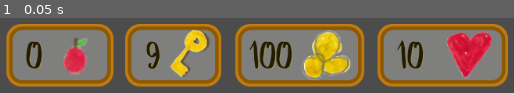
Above: before the commit, frame 1.
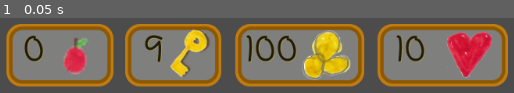
Above: after the commit, the same moment.

Repository: skadge/godot-adventures
Game: Godot game, scene res://Interface.tscn
The game is run twice, just before and just after one commit, with the same random seed, the same clock (stepped at 60 frames per second) and the same inputs. This scene is started directly instead of the project's main scene.
Inputs:
- Up to frame 1 (0.05 s): no input

The runs differ from the first frame. In frame 1, 5.7% of the frame differs, in the area x 4-83%, y 22-68%.

Commit message:
Replaced font by a more legible one, with accents

Diff:
--- a/res/interface/theme/default_font.tres
+++ b/res/interface/theme/default_font.tres
@@ -1,6 +1,6 @@
 [gd_resource type="DynamicFont" load_steps=2 format=2]
 
-[ext_resource path="res://res/interface/theme/Confetti_2.0-Regular.otf" type="DynamicFontData" id=1]
+[ext_resource path="res://res/interface/theme/Chilanka-Regular.otf" type="DynamicFontData" id=1]
 
 [resource]
 size = 50
--- a/res/interface/theme/default_theme.tres
+++ b/res/interface/theme/default_theme.tres
@@ -28,6 +28,7 @@
 Button/styles/hover = null
 Button/styles/normal = null
 Button/styles/pressed = null
+HBoxContainer/constants/separation = 4
 Label/colors/font_color = Color( 0.141176, 0.109804, 0.0117647, 1 )
 Label/colors/font_color_shadow = Color( 0.929412, 0.776471, 0.0745098, 0.294118 )
 Label/colors/font_outline_modulate = Color( 1, 1, 1, 1 )
--- a/res/interface/theme/dialogue_font.tres
+++ b/res/interface/theme/dialogue_font.tres
@@ -1,6 +1,6 @@
 [gd_resource type="DynamicFont" load_steps=2 format=2]
 
-[ext_resource path="res://res/interface/theme/Confetti_2.0-Regular.otf" type="DynamicFontData" id=1]
+[ext_resource path="res://res/interface/theme/Chilanka-Regular.otf" type="DynamicFontData" id=1]
 
 [resource]
 size = 30
Binary file added: res/interface/theme/Chilanka-Regular.otf
Binary file removed: res/interface/theme/Confetti_2.0-Regular.otf
